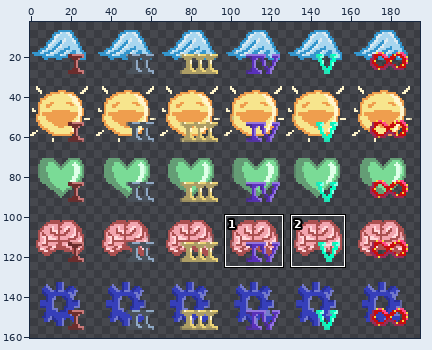
Sprite sheet, stored at data/iconosTraits.png. Above, an overview of the earlier version with the close-up marked.
Close-up. As it was:
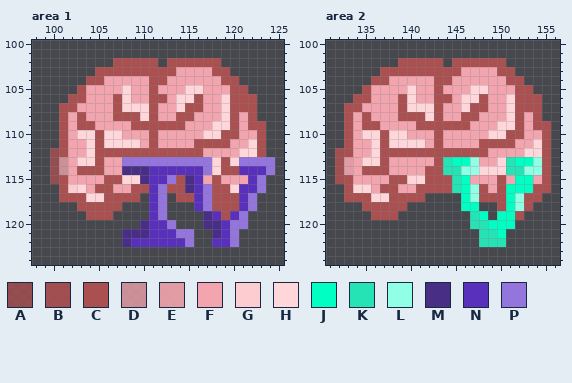
The file is 256x256 pixels. Colours within 5 levels of each other are drawn and written as one. Shown: area 1: x 98..125, y 100..124; area 2: x 131..156, y 100..124. The old version is drawn lined up with the new one. The wide view leaves out empty margins. The commit also changed other parts of the picture, which this record leaves out.
Palette (. is transparent): A #ab5050c6  B #ab5050e6  C #ab5050  D #f2a5aec6  E #f2a5aee6  F #f2a5ae  G #fcccd1  H #ffd7db  J #00ffc3  K #26e3b6  L #91ffe5  M #482f85  N #5930bb  P #9375dd
Pixels before, area 1, first column x 100:
102 .......CCCCC.CCCCCC......
103 .....CCCCCCCCCFFFFCC.....
104 ....CCFFFFFCCFFFFFFCC....
105 ...CFFFFHFFCFFFHHFFFCC...
106 ..CCFFFCHFFCCFHHCFFHCCC..
107 .CCFFFFCHHHCFFHCCFFHCCC..
108 .CFCFFFCCCHCFFCCFFFHCFC..
109 .CFCCFFFFCCCCCCFFFHHCFCC.
110 .CFHHCHHFFFCFFFFFHHCCFFC.
111 .CFFHCHHHHFCFFFFCCCCFFHC.
112 ACFFHCCCCCCCCCCCCFFFFHHC.
113 ADFHHCFFPPPPPPPPPPHCHPPPP
114 ADFCCCFFMMMNNNNNNPHCCNNNP
115 ACFFFFCCHHMNNPCMNFCFFFNP.
116 .CGHFCCFFCCNPCCMNPCCHNNP.
117 .CCCHHCCCC.NP.CCNPCCCNP..
118 ...CCCCC...NP...NPCCCNP..
119 ....CCC....NP....MNCNP...
120 ..........MNNP...MMNPP...
121 ........MMMNNNPP..MNP....
122 ........MNNNNNNP..NNP....
Pixels before, area 2, first column x 132:
102 .......CCCCC.CCCCCC.....
103 .....CCCCCCCCCFFFFCC....
104 ....CCFFFFFCCFFFFFFCC...
105 ...CFFFFHFFCFFFHHFFFCC..
106 ..CCFFFCHFFCCFHHCFFHCCC.
107 .CCFFFFCHHHCFFHCCFFHCCC.
108 .CFCFFFCCCHCFFCCFFFHCFC.
109 .CFCCFFFFCCCCCCFFFHHCFCC
110 .CFHHCHHFFFCFFFFFHHCCFFC
111 .CFFHCHHHHFCFFFFCCCCFFHC
112 BCFFHCCCCCCCCCCCCFFFFHHC
113 BEFHHCFFFFFCKJJLFFHKJJLC
114 BEFCCCFFFFCCKKLLHHHKKLLC
115 BCFFFFCCHHCCCKJFFFCFJJFC
116 .CHHFCCFFCCCCKJLCFCJJJCC
117 .CCCHHCCCC....JLCCCJLCC.
118 ...CCCCC......JJ..CJLC..
119 ....CCC........KJ.JJC...
120 ...............KKJJJ....
121 ................KKJ.....
122 ................KKK.....
After:
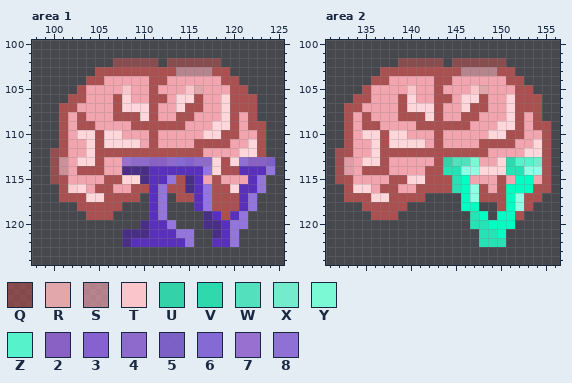
Colours new in this view: Q #ab5050a5  R #e1a7aa  S #f2a5aea5  T #fac5cb  U #33d2a9  V #2dd9ad  W #52e1bc  X #74ebcc  Y #7bf8d4  Z #56f2cb  2 #8961c5  3 #8662d1  4 #8e6acc  5 #8463d4e2  6 #8569d5  7 #9770d0  8 #8f71d5
Changes in this commit:
drawings rearranged on the sheet (the old picture shows each at its new place)
Area 1:
Colour 2 replaces colour P in row 113 at x 111 to 112 and 122 to 123.
Colour 3 replaces colour P in row 113 at x 115.
Colour 4 replaces colour P in row 113 at x 109 to 110, 113 and 116 to 117.
Colour 5 replaces colour P in row 113 at x 124.
Colour 6 replaces colour P in row 113 at x 114.
Colour 7 replaces colour P in row 113 at x 108.
Colour 8 replaces colour P in row 113 at x 121.
Colour Q replaces colour C in row 102 at x 107 to 111 and 113 to 118.
Colour R replaces colour H in row 105 at x 116.
Colour S replaces colour F in row 103 at x 114 to 117.
Colour T replaces colour H in row 105 at x 108 and 115.
Area 2:
Colour Q replaces colour C in row 102 at x 139 to 143 and 145 to 150.
Colour R replaces colour H in row 105 at x 148.
Colour S replaces colour F in row 103 at x 146 to 149.
Colour T replaces colour H in row 105 at x 140 and 147.
Colour U replaces colour K in row 113 at x 144.
Colour V replaces colour K in row 113 at x 151.
Colour W replaces colour J in row 113 at x 145 to 146.
Colour X replaces colour L in row 113 at x 154.
Colour Y replaces colour L in row 113 at x 147.
Colour Z replaces colour J in row 113 at x 152 to 153.
